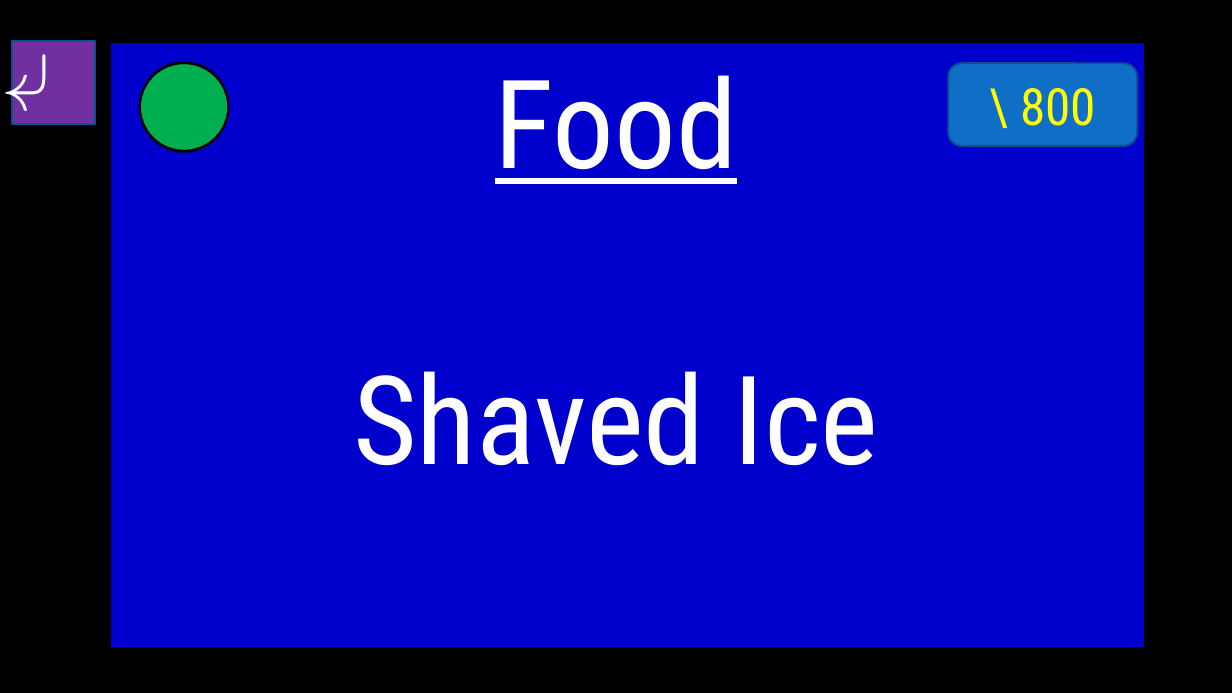
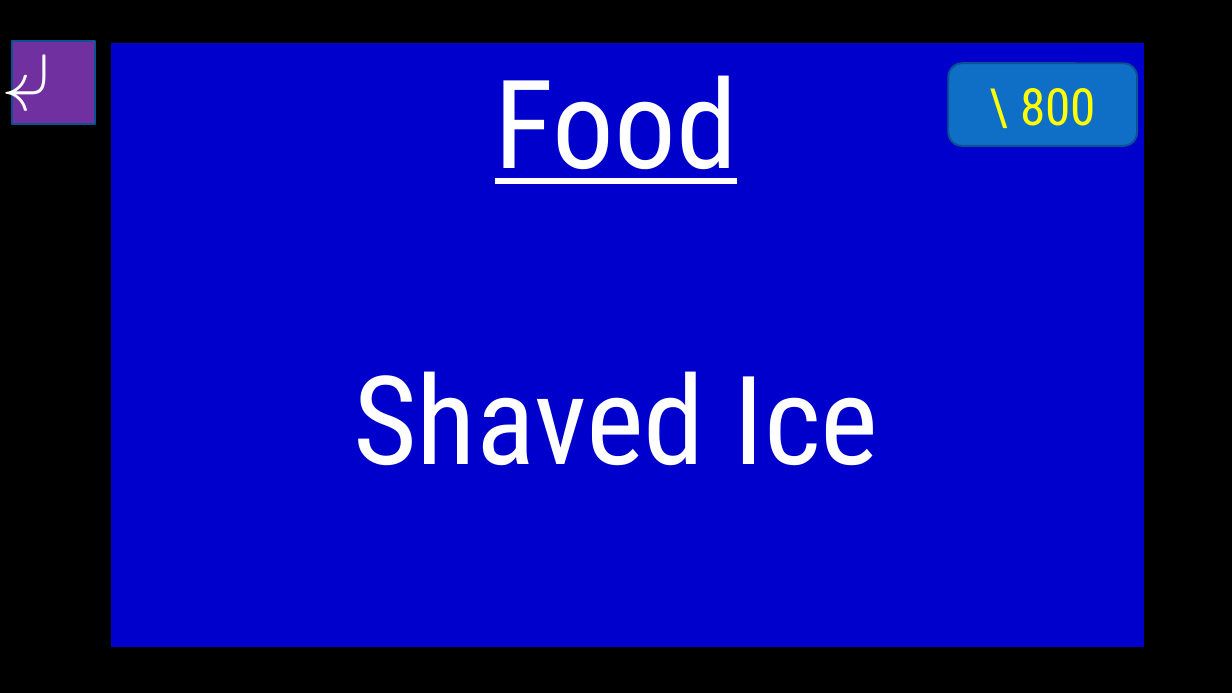
Before and after one commit to Gurichi/ALT_Materials, a slide deck: slide 20 of Jeopardy 5th Grade.pptx. Drawn at 1232x693 pixels with LibreOffice and Linux fonts; fonts in the diff are those of the drawing; background and template pictures are left out. Boxes give left, top, right and bottom in pixels: in the first picture for what was removed or moved away, otherwise in the second. Text is boxed around its words. In the diff, an @@ line names an element or a change of style, - is before the commit and + after.

```diff
--- a/Jeopardy 5th Grade.pptx
+++ b/Jeopardy 5th Grade.pptx
@@ ellipse removed at (140,63,228,152) @@
@@ ellipse removed at (140,62,228,151) @@
```
Also in this commit, not shown: 40 other slides changed.
